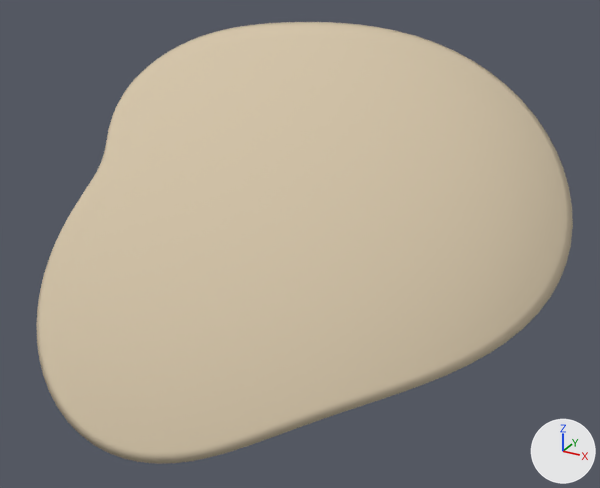
Renders of the glTF model public/models/schizophyllum-commune.glb from each side of a commit.
The view is the same before and after, from a 50 mm lens placed at (0.958, -1.75, 0.834), pointed at (0.003, -0.015, -0.033). The axes (+X, +Y, +Z) are drawn at lower right. The lights are the same throughout. The picture after the commit comes second. Where no turn or scale is listed for an object, it has been applied to the vertices.

The older version as bpy lines, for what is in view:
```python
mat_material_0 = principled_material('Material_0')
mat_material_0.base_color = (0.659, 0.553, 0.392)  # beige #d4c4a8
mat_material_0.roughness = 0.9
me_pileus_cap = bpy.data.meshes.new('pileus_cap')
me_pileus_cap.from_pydata(...)  # 5410 vertices, 10816 faces; spans x -0.331..0.936, y -0.803..0.301, z -0.153..0.71
me_pileus_cap.materials.append(mat_material_0)  # beige #d4c4a8
ob_pileus_cap = bpy.data.objects.new('pileus_cap', me_pileus_cap)
ob_pileus_cap.location = (-0.303, 0.24, -0.255)
```
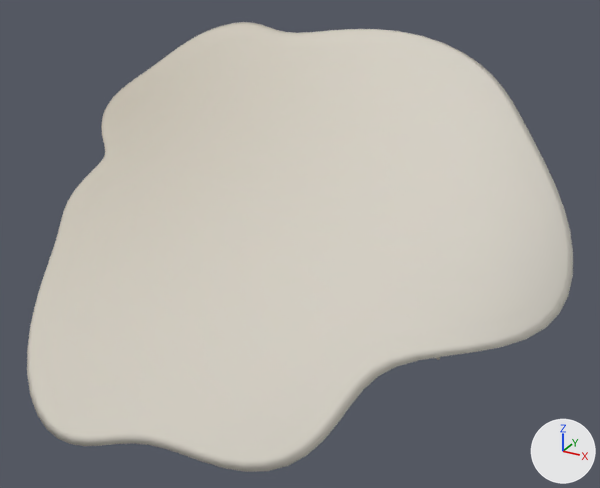
Location of each change, [x1, y1, x2, y2] in pixels of the pictures (600 x 488 px; the box of a moved part takes in the faces that stretch with it):
'pileus_cap', recoloured, reshaped, moved
    before: [36, 22, 573, 464]
    after: [27, 22, 573, 472]
part 1 of me_pileus_cap, moved or reshaped
    before: [36, 22, 573, 464]
    after: [27, 22, 573, 472]

The change, as a diff of the scene's bpy script:
```diff
--- a/public/models/schizophyllum-commune.glb.py
+++ b/public/models/schizophyllum-commune.glb.py
@@ mat_material_0 @@
 n0 = _N.new('ShaderNodeBsdfPrincipled'); n0.name = 'Principled BSDF'
-n0.inputs[0].default_value = (0.659, 0.553, 0.392, 1.0)  # 'Base Color', beige #d4c4a8
 n0.inputs[2].default_value = 0.9  # 'Roughness'
 n1 = _N.new('ShaderNodeOutputMaterial'); n1.name = 'Material Output'
+n2 = _N.new('ShaderNodeVertexColor'); n2.name = 'Color Attribute'
 _L.new(n0.outputs[0], n1.inputs[0])  # 'BSDF' to 'Surface'
+_L.new(n2.outputs[0], n0.inputs[0])  # 'Color' to 'Base Color'
@@ me_pileus_cap @@
 # used by ob_pileus_cap; location = (-0.303, 0.24, -0.255)
-me_pileus_cap.from_pydata(...)  # 5410 vertices, 10816 faces; spans x -0.331..0.936, y -0.803..0.301, z -0.153..0.71
+me_pileus_cap.from_pydata(...)  # 5410 vertices, 10816 faces; spans x -0.346..0.963, y -0.803..0.347, z -0.145..0.705
+# me_pileus_cap part 1: 5206 of 5410 vertices moved; they spanned x -0.331..0.936, y -0.803..0.301, z -0.153..0.71 and now span x -0.346..0.963, y -0.803..0.347, z -0.145..0.705; mean shift (0.0, 0.0, 0.0); largest move (0.74, -0.46, 0.049) -> (0.687, -0.466, 0.095)
+# me_pileus_cap part 2: vertex colours changed
 me_pileus_cap.materials.append(mat_material_0)
@@ ob_pileus_cap @@
 ob_pileus_cap = bpy.data.objects.new('pileus_cap', me_pileus_cap)
-ob_pileus_cap.location = (-0.303, 0.24, -0.255)
+ob_pileus_cap.location = (-0.309, 0.221, -0.26)
```
